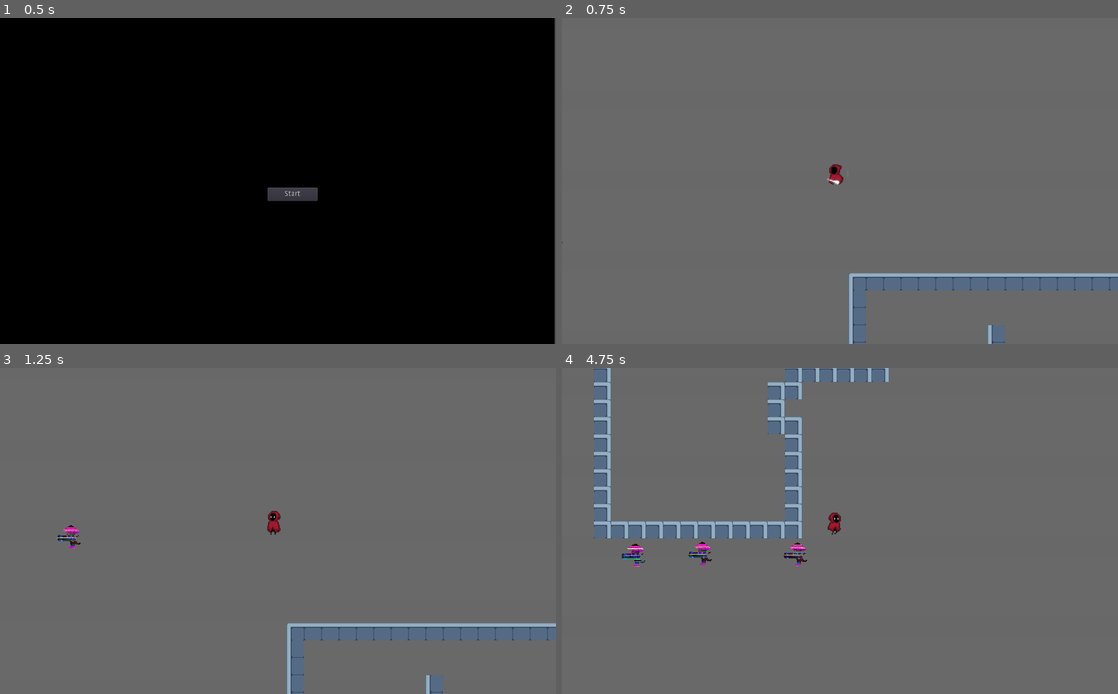
Above: before the commit, frames 1-4 (two rows, left to right).
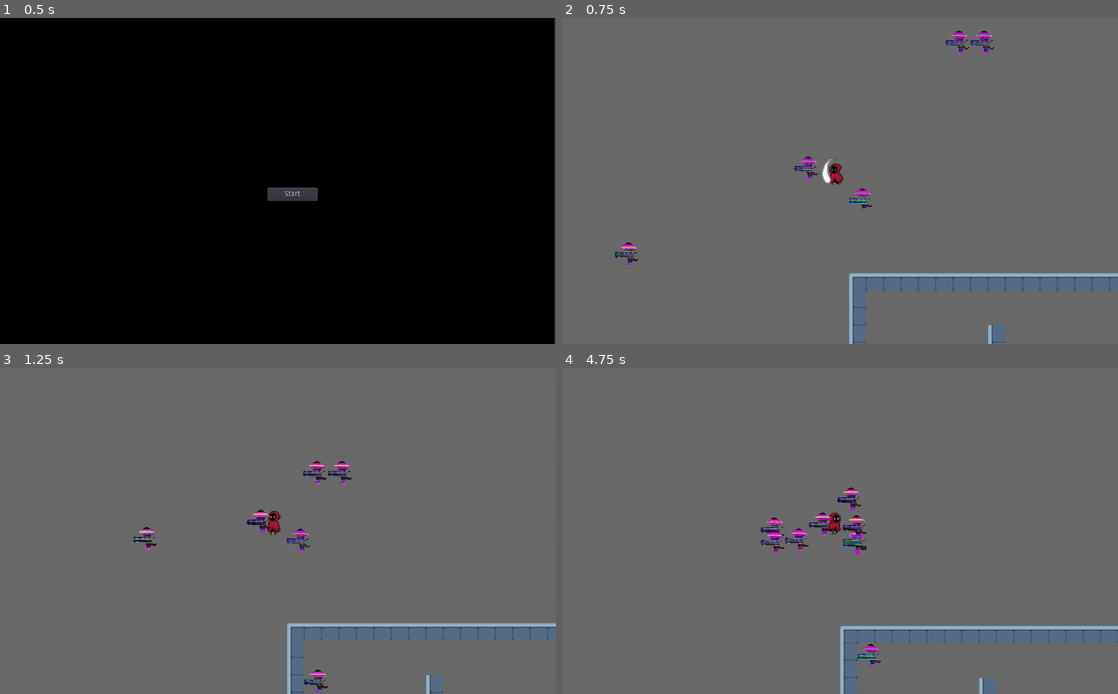
Above: after the commit, the same moments.

Repository: kikibase/gamejam
Game: Godot game, scene res://scenes/TitleScreen.tscn
Same seed, same stepped clock (60 frames per second), same inputs: the game is played once before the commit and once after it. Video files are missing from this copy of the repository; at most half a second of black plays in their place.
Inputs (mouse positions are in pixels of both pictures, inside the frame that each line leads up to):
- Up to frame 1 (0.5 s): no input
- Up to frame 2 (0.75 s): click "Start" at 0.5 s
- Up to frame 3 (1.25 s): no input
- Up to frame 4 (4.75 s): move the mouse to (962, 514) at 1.27 s; press the mouse at (962, 514) at 1.28 s; hold D (right) 1.28-2.78 s; tap W (up) at 1.52, 1.55, 1.82, 2.1, 2.27, 2.57, 3.05, 3.77, 4.07 s; move the mouse to (728, 547) at 2.02 s; release the mouse at (728, 547) at 2.03 s; click (728, 547) at 2.3 s; move the mouse to (895, 459) at 2.77 s; press the mouse at (895, 459) at 2.78 s; hold A (left) 2.78-3.53 s; move the mouse to (812, 596) at 3.52 s; release the mouse at (812, 596) at 3.53 s; hold D (right) from 3.53 s (still down); click (812, 596) at 3.6 s; move the mouse to (1006, 579) at 4.27 s; hold W (up) from 4.28 s (still down)

Frame 1 is identical in both runs. In frame 2, 0.8% of the frame differs, in the area x 0-78%, y 3-76%; in frame 3, 1.0%; in frame 4, 10%, in the area x 5-100%, y 0-100%.
Error after the commit: Invalid get index 'delete' (on base: 'CollisionShape2D'). (res://scripts/player.gd:63)

Commit message:
created randomly generated enemis

Diff:
--- a/scenes/bad guy.tscn
+++ b/scenes/bad guy.tscn
@@ -54,19 +54,16 @@
 collision_mask = 3
 
 [node name="VisibilityNotifier2D" type="VisibilityNotifier2D" parent="."]
-position = Vector2( 2.67029e-05, -1.52588e-05 )
+position = Vector2( -39.0144, 5.77611 )
 scale = Vector2( 47.7479, 37.7154 )
 
 [node name="idletimer" type="Timer" parent="."]
 one_shot = true
 
-[node name="Sprite" type="Sprite" parent="."]
-position = Vector2( 0.424397, 1.10995 )
-scale = Vector2( 0.0508761, 0.103959 )
+[node name="Sprite2" type="Sprite" parent="."]
+position = Vector2( -1.19209e-07, 2.88805 )
+scale = Vector2( 0.0515645, 0.100998 )
 texture = ExtResource( 2 )
-__meta__ = {
-"_editor_description_": ""
-}
 
 [connection signal="timeout" from="outofrange" to="." method="_on_outofrange_timeout"]
 [connection signal="screen_entered" from="VisibilityNotifier2D" to="." method="_on_VisibilityNotifier2D_screen_entered"]
--- a/scenes/main.tscn
+++ b/scenes/main.tscn
@@ -5,7 +5,7 @@
 [ext_resource path="res://scenes/playera.tscn" type="PackedScene" id=3]
 [ext_resource path="res://assets/newWorlddownloaded/tileset x1.png" type="Texture" id=4]
 [ext_resource path="res://scenes/bad guy.tscn" type="PackedScene" id=5]
-[ext_resource path="res://assets/Enemies/Enemy 3.png" type="Texture" id=6]
+[ext_resource path="res://scripts/spawner.gd" type="Script" id=7]
 
 [sub_resource type="ConvexPolygonShape2D" id=8]
 points = PoolVector2Array( 0, 32, 0, 32, 32, 32, 0, 32 )
@@ -149,6 +149,10 @@
 
 [node name="Node2D" type="Node2D"]
 position = Vector2( 0, -7 )
+__meta__ = {
+"_edit_horizontal_guides_": [ -1670.0, 2671.0 ],
+"_edit_vertical_guides_": [ -2561.0, 5564.0, 2596.0 ]
+}
 
 [node name="AudioStreamPlayer2D" type="AudioStreamPlayer2D" parent="."]
 stream = ExtResource( 2 )
@@ -179,49 +183,10 @@
 
 [node name="enemies" type="Node2D" parent="."]
 use_parent_material = true
+script = ExtResource( 7 )
+initial_no_of_enemies = 100
 
 [node name="bad guy" parent="enemies" instance=ExtResource( 5 )]
 use_parent_material = true
-position = Vector2( 293, -19 )
+position = Vector2( 433, 11 )
 collision_layer = 1
-
-[node name="Sprite2" type="Sprite" parent="enemies/bad guy"]
-position = Vector2( 0.424397, 1.10995 )
-scale = Vector2( 0.0508761, 0.103959 )
-texture = ExtResource( 6 )
-__meta__ = {
-"_editor_description_": ""
-}
-
-[node name="bad guy2" parent="enemies" instance=ExtResource( 5 )]
-use_parent_material = true
-
-[node name="Sprite2" type="Sprite" parent="enemies/bad guy2"]
-position = Vector2( 0.424397, 1.10995 )
-scale = Vector2( 0.0508761, 0.103959 )
-texture = ExtResource( 6 )
-__meta__ = {
-"_editor_description_": ""
-}
-
-[node name="bad guy3" parent="enemies" instance=ExtResource( 5 )]
-position = Vector2( -181, -171 )
-
-[node name="Sprite2" type="Sprite" parent="enemies/bad guy3"]
-position = Vector2( 0.424397, 1.10995 )
-scale = Vector2( 0.0508761, 0.103959 )
-texture = ExtResource( 6 )
-__meta__ = {
-"_editor_description_": ""
-}
-
-[node name="bad guy4" parent="enemies" instance=ExtResource( 5 )]
-position = Vector2( 53, 178 )
-
-[node name="Sprite2" type="Sprite" parent="enemies/bad guy4"]
-position = Vector2( 0.424397, 1.10995 )
-scale = Vector2( 0.0508761, 0.103959 )
-texture = ExtResource( 6 )
-__meta__ = {
-"_editor_description_": ""
-}
--- a/scenes/playera.tscn
+++ b/scenes/playera.tscn
@@ -1,11 +1,14 @@
-[gd_scene load_steps=28 format=2]
+[gd_scene load_steps=29 format=2]
 
 [ext_resource path="res://assets/TESTPLAYER.png" type="Texture" id=1]
 [ext_resource path="res://scripts/player.gd" type="Script" id=2]
 [ext_resource path="res://assets/character materials/AnimationSheet_Character.png" type="Texture" id=3]
 
 [sub_resource type="RectangleShape2D" id=1]
-extents = Vector2( 7.64201, 15 )
+extents = Vector2( 5.9807, 15 )
+
+[sub_resource type="CapsuleShape2D" id=25]
+radius = 14.6195
 
 [sub_resource type="AtlasTexture" id=17]
 flags = 4
@@ -144,15 +147,20 @@
 texture = ExtResource( 1 )
 
 [node name="CollisionShape2D" type="CollisionShape2D" parent="."]
-position = Vector2( 1.66131, 0 )
+position = Vector2( 3.32261, 0 )
 shape = SubResource( 1 )
+
+[node name="CollisionShape2D2" type="CollisionShape2D" parent="."]
+position = Vector2( -7.97427, 2.75388 )
+shape = SubResource( 25 )
+disabled = true
 
 [node name="AnimatedSprite" type="AnimatedSprite" parent="."]
 position = Vector2( 0, -1.29434 )
 scale = Vector2( 1, 1.0809 )
 frames = SubResource( 10 )
 animation = "attack"
-frame = 3
+frame = 2
 speed_scale = 0.965
 playing = true
 flip_h = true
--- a/scripts/bad guy.gd
+++ b/scripts/bad guy.gd
@@ -10,7 +10,7 @@
 var Targetdir : Vector2
 var pathpointdir : Vector2
 
-export(Texture) var SpriteTex
+#export(Texture) var SpriteTex
 export(String, "top", "bottom", "center") var TexAnchor = "center"
 export var SPEED = 300;
 export var JUMP_HEIGHT = -500;
@@ -29,13 +29,13 @@
 
 func _ready():
 	$ColorRect.color.a = int(enableColorRect)
-	$Sprite.texture = SpriteTex
-	if TexAnchor == "bottom":
-		$Sprite.offset.y = 64 - ($Sprite.get_rect().size.y/2)
-	elif TexAnchor == "top":
-		$Sprite.offset.y = -64 + ($Sprite.get_rect().size.y/2)
-	elif TexAnchor == "center":
-		$Sprite.offset.y = 0
+	#$Sprite.texture = SpriteTex
+	#if TexAnchor == "bottom":
+		#$Sprite.offset.y = 64 - ($Sprite.get_rect().size.y/2)
+	#elif TexAnchor == "top":
+		#$Sprite.offset.y = -64 + ($Sprite.get_rect().size.y/2)
+	#elif TexAnchor == "center":
+		#$Sprite.offset.y = 0
 	$idletimer.wait_time = idleTime
 	$outofrange.wait_time = outofrangeTime
 	$jumpcasts/jumpmax.translate(Vector2(0,jumpmaxoffset))
--- a/scripts/player.gd
+++ b/scripts/player.gd
@@ -17,9 +17,6 @@
 
 
 func read_input() -> void:
-	if not Input.is_action_pressed("melee_attack") and not Input.is_action_pressed("up") and not Input.is_action_pressed("down") and not Input.is_action_pressed("left") and not Input.is_action_pressed("right"):
-		if _animated_sprite.frame ==7:
-			_animated_sprite.play("idle")
 	if Input.is_action_pressed("up"):#check if input is the up
 		move_player(0,-1)
 		_animated_sprite.play("walking")
@@ -35,9 +32,12 @@
 		_animated_sprite.play("walking")
 		_animated_sprite.flip_h = false
 	if Input.is_action_pressed("melee_attack") or (Input.is_action_pressed("melee_attack") and Input.is_action_pressed("right") ):
-		_animated_sprite.play("attack")
+		attack()
 
-
+	if not Input.is_action_pressed("melee_attack") and not Input.is_action_pressed("up") and not Input.is_action_pressed("down") and not Input.is_action_pressed("left") and not Input.is_action_pressed("right"):
+		if _animated_sprite.frame ==7:
+			_animated_sprite.play("idle")
+			$CollisionShape2D2.disabled = true
 
 
 
@@ -55,3 +55,9 @@
 	velocity = velocity.normalized()#normalizes the velocity to the current
 # warning-ignore:return_value_discarded
 	move_and_slide(velocity*speed_multipler)
+
+
+func attack():
+	_animated_sprite.play("attack")
+	$CollisionShape2D2.disabled = true
+	get_child(1).delete
--- /dev/null
+++ b/scripts/spawner.gd
@@ -0,0 +1,17 @@
+extends Node2D
+
+export var initial_no_of_enemies = 25
+
+func _ready() -> void:
+	var rand = RandomNumberGenerator.new()
+	var getscene = load("res://scenes/bad guy.tscn")
+	var i = 0
+	while i <initial_no_of_enemies:
+		#add_child(get_parent().get("res://scenes/bad guy.tscn"))
+		var enemy = getscene.instance()
+		rand.randomize()
+		enemy.position.x = rand.randf_range(-2561,2596)
+		rand.randomize()
+		enemy.position.y = rand.randf_range(-1670,2671)
+		add_child(enemy)
+		i+=1
